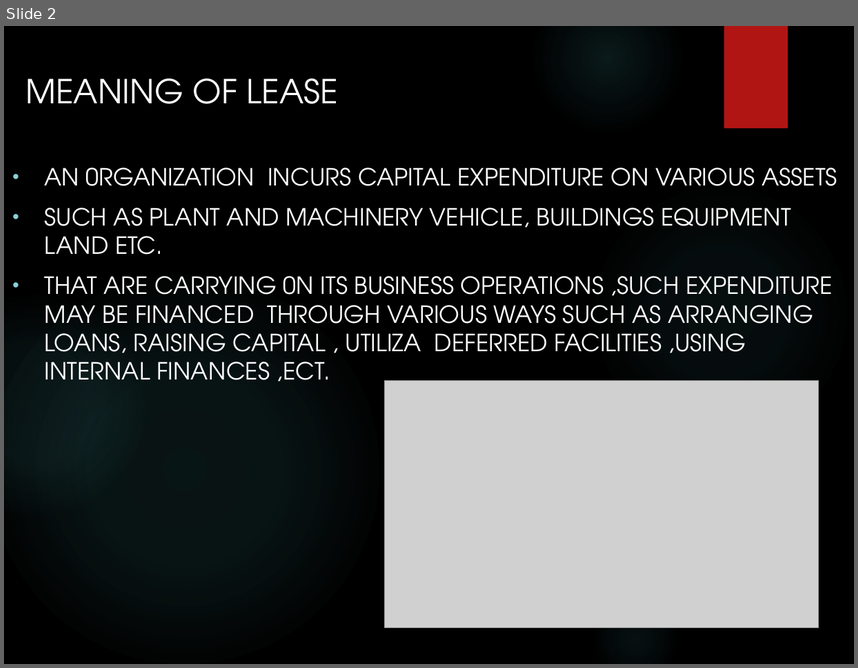
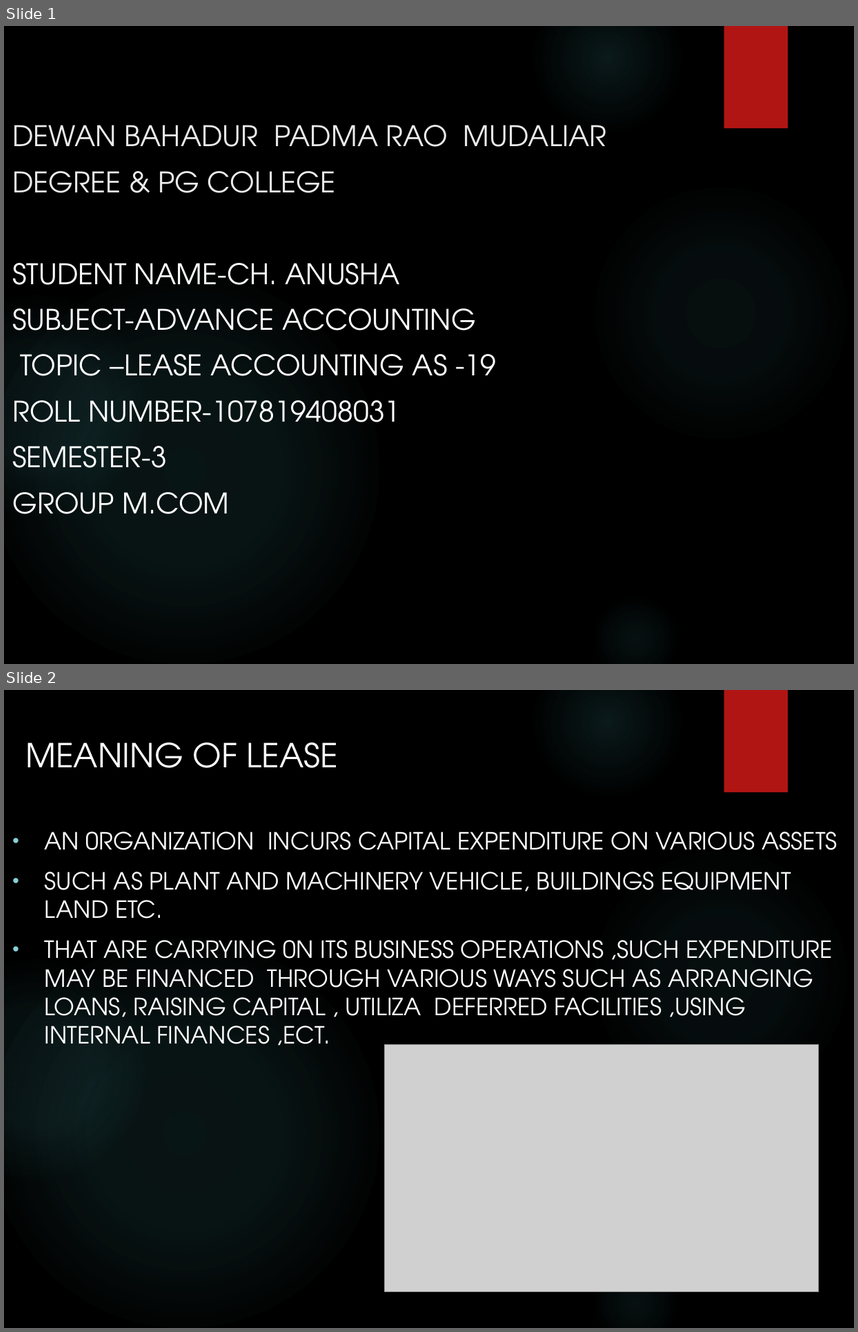
Before and after one commit to harinav/NLP-Mechine-learning, a slide deck: harish.pptx. Shown one above the other, each under a label of ours: slide 2 before the commit, slides 1 and 2 after it. The pictures are 858x668 and 858x1332 pixels, drawn with LibreOffice and Linux fonts; fonts in the diff are those of the drawing; grey boxes stand for pictures; background and template pictures are left out. Boxes give left, top, right and bottom in pixels: in the first picture for what was removed or moved away, otherwise in the second. Text is boxed around its words. In the diff, an @@ line names an element or a change of style, - is before the commit and + after.

```diff
--- a/harish.pptx
+++ b/harish.pptx
@@ slide 1 added at [4, 26, 854, 664], background picture (left out); not listed: 6 template elements that a slide beside it also shows @@
@@ subtitle added at [12, 125, 607, 514], 24 pt, text #FFFFFF @@
+DEWAN BAHADUR PADMA RAO MUDALIAR
+DEGREE & PG COLLEGE
+STUDENT NAME-CH. ANUSHA
+SUBJECT-ADVANCE ACCOUNTING
+TOPIC –LEASE ACCOUNTING AS -19
+ROLL NUMBER-107819408031
+SEMESTER-3
+GROUP M.COM
```
Also in this commit, not shown: 1 slide changed, 2 slides removed, 1 other file.
